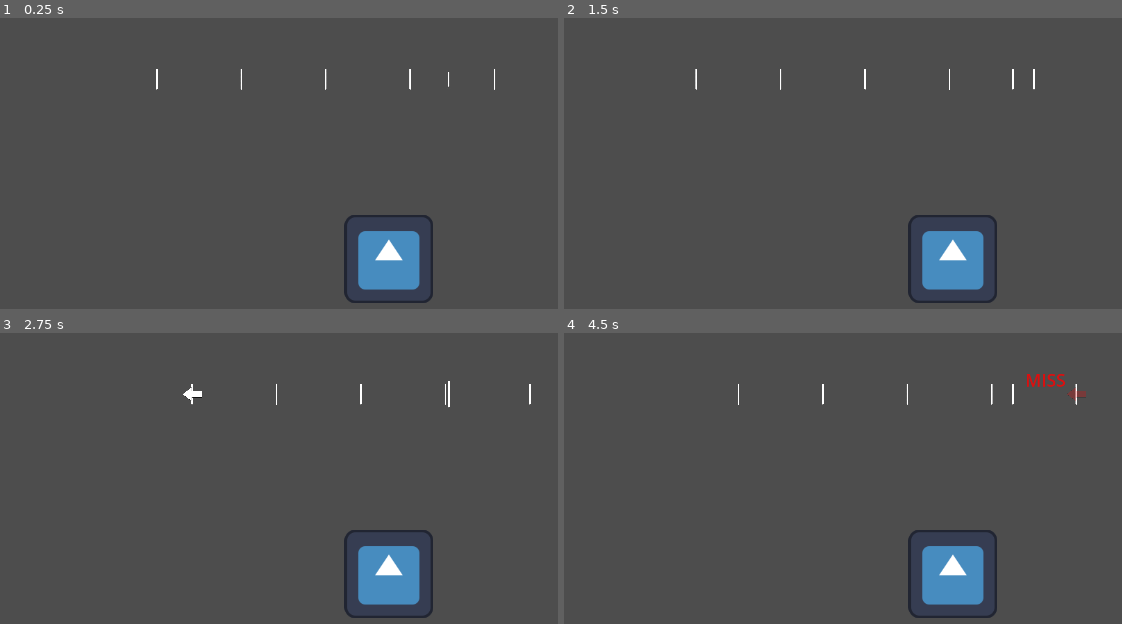
Above: before the commit, frames 1-4 (two rows, left to right).
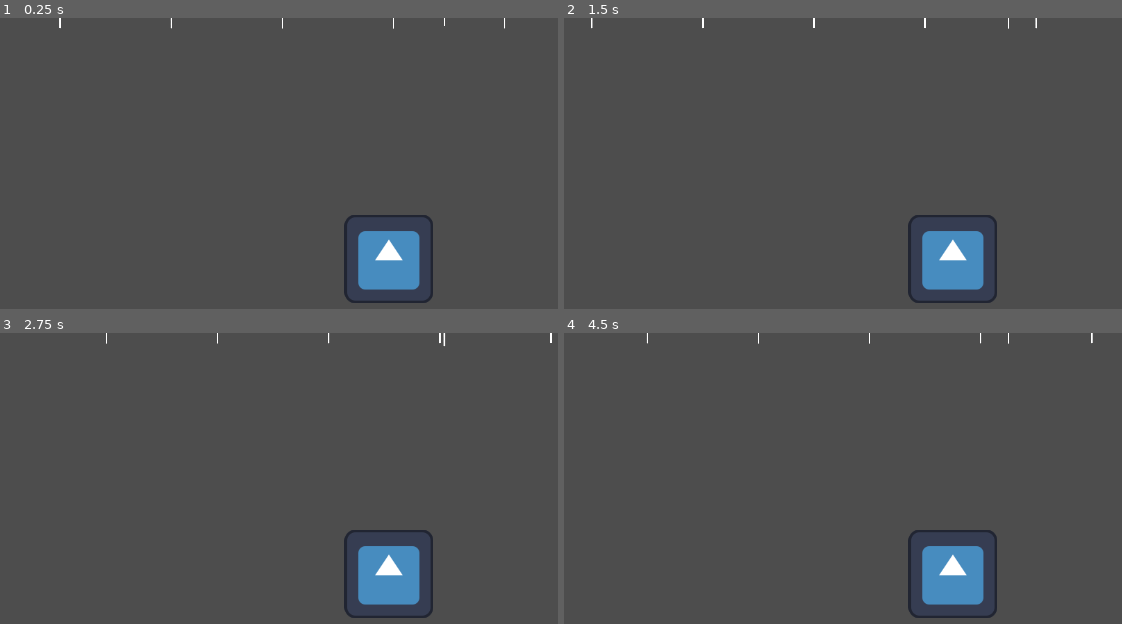
Above: after the commit, the same moments.

Repository: freesstylers/GiftJam2324
Game: Godot game, scene res://Scenes/Testing/Testing.tscn
Two runs of this game, one before a commit and one after it. Both use one fixed random seed, a clock stepped at 60 frames per second and the inputs below. This scene is started directly instead of the project's main scene. The engine's default icon, where the game draws it, is replaced by a stand-in: a white triangle on a blue panel in a dark square.
Inputs:
- Up to frame 1 (0.25 s): no input
- Up to frame 2 (1.5 s): tap Enter (ui_accept) at 0.5, 0.77 s; hold Right (input_right) 0.53-1.28 s; hold Down (input_down) from 1.28 s (still down)
- Up to frame 3 (2.75 s): tap Enter (ui_accept) at 1.52 s; release Down (input_down) at 2.03 s; hold Right (input_right) from 2.03 s (still down)
- Up to frame 4 (4.5 s): release Right (input_right) at 2.78 s; hold Up (input_up) 2.78-3.53 s; tap Enter (ui_accept) at 3.02, 3.77 s; hold Left (input_left) from 3.53 s (still down)

The runs differ from the first frame. In frame 1, 0.2% of the frame differs, in the area x 10-91%, y 0-25%; in frame 2, 0.2%; in frame 3, 0.3%; in frame 4, 0.4%, in the area x 14-95%, y 0-25%.

Commit message:
Battlemanager basico, modo ataque y defensa intermitente

Diff:
--- a/Scenes/BPM/BPMMaster.tscn
+++ /dev/null
@@ -1,19 +0,0 @@
-[gd_scene load_steps=4 format=3 uid="uid://r2rcn54eg4n6"]
-
-[ext_resource type="Script" path="res://Scripts/BPMMaster.gd" id="1_v4erc"]
-[ext_resource type="AudioStream" uid="uid://bpc7judmumu3a" path="res://Audio/Songs/Sample1.mp3" id="2_onr8m"]
-[ext_resource type="AudioStream" uid="uid://u3b0wntbljip" path="res://Audio/Songs/MetronomeTick.mp3" id="3_vryls"]
-
-[node name="BpmMaster" type="Node2D"]
-script = ExtResource("1_v4erc")
-PlayMetronome = true
-
-[node name="BPM_Notifier" type="Timer" parent="."]
-
-[node name="SampleSong" type="AudioStreamPlayer2D" parent="."]
-stream = ExtResource("2_onr8m")
-
-[node name="MetronomeSound" type="AudioStreamPlayer2D" parent="."]
-stream = ExtResource("3_vryls")
-
-[connection signal="timeout" from="BPM_Notifier" to="." method="BPM_Notification"]
--- /dev/null
+++ b/Scenes/BaseBattle.tscn
@@ -0,0 +1,27 @@
+[gd_scene load_steps=6 format=3 uid="uid://d1hlfcf0u0dd0"]
+
+[ext_resource type="Script" path="res://Scripts/BattleManager.gd" id="1_svkjm"]
+[ext_resource type="PackedScene" uid="uid://o4b08xh3bk42" path="res://Scenes/Testing/NoteKeyPad.tscn" id="2_j063c"]
+[ext_resource type="PackedScene" uid="uid://cunhkcjcrb3ne" path="res://Scenes/Testing/NoteRails.tscn" id="3_n5f63"]
+[ext_resource type="AudioStream" uid="uid://dsxgu5myj0jjo" path="res://Audio/Songs/boss1-130bpm.wav" id="5_8ctp3"]
+[ext_resource type="AudioStream" uid="uid://u3b0wntbljip" path="res://Audio/Songs/MetronomeTick.mp3" id="6_jn1fn"]
+
+[node name="BaseBattle" type="Node2D"]
+script = ExtResource("1_svkjm")
+PlayMetronome = true
+
+[node name="NoteKeyPad" parent="." instance=ExtResource("2_j063c")]
+
+[node name="NoteRails" parent="." instance=ExtResource("3_n5f63")]
+position = Vector2(163, 54)
+
+[node name="BattleSong" type="AudioStreamPlayer2D" parent="."]
+stream = ExtResource("5_8ctp3")
+
+[node name="MetronomeSound" type="AudioStreamPlayer2D" parent="."]
+stream = ExtResource("6_jn1fn")
+
+[node name="BPM_TIMER" type="Timer" parent="."]
+
+[connection signal="attack_mode_changed" from="." to="NoteRails" method="on_attack_mode_changed"]
+[connection signal="timeout" from="BPM_TIMER" to="." method="BPM_Notification"]
--- a/Scenes/Testing/Note.tscn
+++ b/Scenes/Testing/Note.tscn
@@ -45,21 +45,17 @@
 [node name="PlayerNotes" type="Node2D" parent="."]
 
 [node name="Up" type="Sprite2D" parent="PlayerNotes"]
-visible = false
 scale = Vector2(0.1, 0.1)
 texture = ExtResource("6_u2dsh")
 
 [node name="Down" type="Sprite2D" parent="PlayerNotes"]
-visible = false
 scale = Vector2(0.1, 0.1)
 texture = ExtResource("7_b0yqf")
 
 [node name="Left" type="Sprite2D" parent="PlayerNotes"]
-visible = false
 scale = Vector2(0.1, 0.1)
 texture = ExtResource("8_1qgc4")
 
 [node name="Right" type="Sprite2D" parent="PlayerNotes"]
-visible = false
 scale = Vector2(0.1, 0.1)
 texture = ExtResource("9_kolby")
--- a/Scenes/Testing/NoteAux.tscn
+++ /dev/null
@@ -1,62 +0,0 @@
-[gd_scene load_steps=11 format=3 uid="uid://bo2ym10tbhk03"]
-
-[ext_resource type="Script" path="res://Scripts/Testing/Note.gd" id="1_p4e0a"]
-[ext_resource type="PackedScene" uid="uid://c1ujt0puwtmfh" path="res://Scenes/Testing/NoteHitEffects/MissEffect.tscn" id="2_3j7xd"]
-[ext_resource type="PackedScene" uid="uid://bkgtdolv7qr3a" path="res://Scenes/Testing/NoteHitEffects/OkEffect.tscn" id="3_4ijj5"]
-[ext_resource type="PackedScene" uid="uid://ch038v25fwfw8" path="res://Scenes/Testing/NoteHitEffects/GreatEffect.tscn" id="4_3ckdd"]
-[ext_resource type="PackedScene" uid="uid://72wcyaddjgym" path="res://Scenes/Testing/NoteHitEffects/PerfectEffect.tscn" id="5_x1kjt"]
-[ext_resource type="Texture2D" uid="uid://cba1t482rhpc3" path="res://Assets/Sprites/Notas/Arriba.png" id="6_1qp1m"]
-[ext_resource type="Texture2D" uid="uid://vhufsnteek2m" path="res://Assets/Sprites/Notas/Abajo.png" id="7_hv3no"]
-[ext_resource type="Texture2D" uid="uid://bl4gatl7yuj0g" path="res://Assets/Sprites/Notas/Izquierda.png" id="8_gi8af"]
-[ext_resource type="Texture2D" uid="uid://2vnxqds5h8en" path="res://Assets/Sprites/Notas/Derecha.png" id="9_gn725"]
-
-[sub_resource type="RectangleShape2D" id="RectangleShape2D_ppati"]
-size = Vector2(0, 20)
-
-[node name="PathFollow2D" type="PathFollow2D"]
-script = ExtResource("1_p4e0a")
-MissEffect = ExtResource("2_3j7xd")
-OkEffect = ExtResource("3_4ijj5")
-GreatEffect = ExtResource("4_3ckdd")
-PerfectEffect = ExtResource("5_x1kjt")
-
-[node name="Note" type="Area2D" parent="." groups=["note"]]
-
-[node name="CollisionShape2D" type="CollisionShape2D" parent="Note" groups=["note"]]
-shape = SubResource("RectangleShape2D_ppati")
-
-[node name="Notes" type="Node2D" parent="Note"]
-
-[node name="Up" type="Sprite2D" parent="Note/Notes"]
-scale = Vector2(0.1, 0.1)
-texture = ExtResource("6_1qp1m")
-
-[node name="Down" type="Sprite2D" parent="Note/Notes"]
-scale = Vector2(0.1, 0.1)
-texture = ExtResource("7_hv3no")
-
-[node name="Left" type="Sprite2D" parent="Note/Notes"]
-scale = Vector2(0.1, 0.1)
-texture = ExtResource("8_gi8af")
-
-[node name="Right" type="Sprite2D" parent="Note/Notes"]
-scale = Vector2(0.1, 0.1)
-texture = ExtResource("9_gn725")
-
-[node name="EnemyNotes" type="Node2D" parent="Note"]
-
-[node name="Up" type="Sprite2D" parent="Note/EnemyNotes"]
-scale = Vector2(0.1, 0.1)
-texture = ExtResource("6_1qp1m")
-
-[node name="Down" type="Sprite2D" parent="Note/EnemyNotes"]
-scale = Vector2(0.1, 0.1)
-texture = ExtResource("6_1qp1m")
-
-[node name="Left" type="Sprite2D" parent="Note/EnemyNotes"]
-scale = Vector2(0.1, 0.1)
-texture = ExtResource("6_1qp1m")
-
-[node name="Right" type="Sprite2D" parent="Note/EnemyNotes"]
-scale = Vector2(0.1, 0.1)
-texture = ExtResource("6_1qp1m")
--- a/Scenes/Testing/NoteRails.tscn
+++ b/Scenes/Testing/NoteRails.tscn
@@ -5,21 +5,18 @@
 [ext_resource type="PackedScene" uid="uid://duqtfj5yejb0u" path="res://Scenes/Testing/NoteHitter.tscn" id="2_osjnh"]
 [ext_resource type="PackedScene" uid="uid://bv22ivwo0yn75" path="res://Scenes/Testing/Note.tscn" id="3_tgg0u"]
 
-[sub_resource type="Curve2D" id="Curve2D_e7awq"]
+[sub_resource type="Curve2D" id="Curve2D_nowrk"]
 _data = {
-"points": PackedVector2Array(0, 0, 0, 0, 0, 0, 0, 0, 0, 0, 608, 0)
+"points": PackedVector2Array(0, 0, 0, 0, 0, 0, 0, 0, 0, 0, 800, 0)
 }
 point_count = 2
 
-[node name="NoteRails" type="Node2D"]
-position = Vector2(160, 88)
-
-[node name="NoteRails" type="Path2D" parent="."]
-curve = SubResource("Curve2D_e7awq")
+[node name="NoteRails" type="Path2D"]
+curve = SubResource("Curve2D_nowrk")
 script = ExtResource("1_s5kyb")
 verticalLine = ExtResource("2_o0lgw")
 keyNote = ExtResource("3_tgg0u")
 
-[node name="NoteHitter" parent="NoteRails" instance=ExtResource("2_osjnh")]
-position = Vector2(404.321, 0)
+[node name="NoteHitter2" parent="." instance=ExtResource("2_osjnh")]
+position = Vector2(404.32, 0)
 progress = 404.32
--- a/Scenes/Testing/Testing.tscn
+++ b/Scenes/Testing/Testing.tscn
@@ -1,13 +1,10 @@
-[gd_scene load_steps=4 format=3 uid="uid://bhxf1m37n5whx"]
+[gd_scene load_steps=3 format=3 uid="uid://bhxf1m37n5whx"]
 
-[ext_resource type="PackedScene" uid="uid://r2rcn54eg4n6" path="res://Scenes/BPM/BPMMaster.tscn" id="1_k14tp"]
 [ext_resource type="PackedScene" uid="uid://o4b08xh3bk42" path="res://Scenes/Testing/NoteKeyPad.tscn" id="2_t5l66"]
 [ext_resource type="PackedScene" uid="uid://cunhkcjcrb3ne" path="res://Scenes/Testing/NoteRails.tscn" id="3_fdogw"]
 
 [node name="Testing" type="Node2D"]
 
-[node name="BpmMaster" parent="." instance=ExtResource("1_k14tp")]
-
 [node name="NoteKeyPad" parent="." instance=ExtResource("2_t5l66")]
 
 [node name="NoteRails" parent="." instance=ExtResource("3_fdogw")]
--- /dev/null
+++ b/Scripts/BattleManager.gd
@@ -0,0 +1,55 @@
+extends Node
+
+@export var PlayMetronome : bool = false
+@export var NumAttacksPerAttack : int = 3
+
+var Attacking : bool = false
+var playerHealth : float = 100
+var noteRail : NoteRails = null
+
+var battleSong : AudioStreamPlayer2D = null
+var metronomeSound : AudioStreamPlayer2D = null
+var BPM_TIMER : Timer = null
+
+var notesInRail : int = 0
+
+signal attack_mode_changed(attacking : bool)
+
+func _ready():
+	noteRail = $NoteRails
+
+	battleSong = $BattleSong
+
+	metronomeSound = $MetronomeSound
+	BPM_TIMER = $BPM_TIMER
+	var time_per_bpm = 60.0 / GiftJamGlobals.GIFJAM_BPM
+	BPM_TIMER.wait_time = time_per_bpm
+	BPM_TIMER.start()
+
+	GiftJamGlobals.connect("Fight_Start", Start_Battle)
+	GiftJamGlobals.connect("Note_Hit_Result", note_hit_result)
+	Start_Battle()
+
+func ChangeAttackMode(newMode : bool):
+	Attacking = newMode
+	attack_mode_changed.emit(Attacking)
+
+func SendNotesToRail():
+	notesInRail= NumAttacksPerAttack
+	for i in range(NumAttacksPerAttack):
+		noteRail.AddKeyNote(2 + i, randi() % 4)
+
+func note_hit_result(result : GiftJamGlobals.NoteHitStatus):
+	notesInRail = notesInRail -1
+	if notesInRail <= 0:
+		ChangeAttackMode(not Attacking)
+		SendNotesToRail()
+
+func BPM_Notification():
+	if PlayMetronome:
+		metronomeSound.play()
+	GiftJamGlobals.BPM_Notification.emit()
+
+func Start_Battle():
+	ChangeAttackMode(true)
+	SendNotesToRail()
--- a/Scripts/GiftJamGlobals.gd
+++ b/Scripts/GiftJamGlobals.gd
@@ -12,5 +12,4 @@
 
 signal BPM_Notification()
 signal Fight_Start()
-
 signal Note_Hit_Result(result : NoteHitStatus)
--- a/Scripts/Testing/Note.gd
+++ b/Scripts/Testing/Note.gd
@@ -22,7 +22,7 @@
 	if not fadeStarted and myPathFollow2DContainer and myPathFollow2DContainer.progress_ratio >= fadingStartPathPercentageStart:
 		FadeAway(fadeDuration)
 
-func SetNoteType(type: GiftJamGlobals.NoteType, fadeOutStartPath: float, fadeOutDuration: float):
+func SetNoteType(type: GiftJamGlobals.NoteType, fadeOutStartPath: float, fadeOutDuration: float, attacking : bool):
 	myNoteType = type
 	match type:
 		GiftJamGlobals.NoteType.UP:
@@ -40,6 +40,11 @@
 
 	fadingStartPathPercentageStart = fadeOutStartPath
 	fadeDuration = fadeOutDuration
+	#Sprite color is updated
+	if attacking:
+		noteSprite.modulate = Color.BLUE
+	else:
+		noteSprite.modulate = Color.RED
 
 func GetNoteWasHit():
 	return noteWasHit
@@ -50,24 +55,22 @@
 	match noteHitStatus:
 		GiftJamGlobals.NoteHitStatus.OK:
 			if noteType == myNoteType:
-				ShowFeedback(Color.ORANGE, OkEffect.instantiate())
+				ShowFeedback(OkEffect.instantiate())
 				hitResult = GiftJamGlobals.NoteHitStatus.OK
 		GiftJamGlobals.NoteHitStatus.GREAT:
 			if noteType == myNoteType:
-				ShowFeedback(Color.YELLOW, GreatEffect.instantiate())
+				ShowFeedback(GreatEffect.instantiate())
 				hitResult = GiftJamGlobals.NoteHitStatus.GREAT
 		GiftJamGlobals.NoteHitStatus.PERFECT:
 			if noteType == myNoteType:
-				ShowFeedback(Color.GREEN, PerfectEffect.instantiate())
+				ShowFeedback(PerfectEffect.instantiate())
 				hitResult = GiftJamGlobals.NoteHitStatus.PERFECT
 	if hitResult == GiftJamGlobals.NoteHitStatus.MISS:
-		ShowFeedback(Color.RED, MissEffect.instantiate())
+		ShowFeedback(MissEffect.instantiate())
 	return hitResult
 
 #Adjust the sprite and spawn some effect depending on how well the player hit the note
-func ShowFeedback(NoteHitColor, EffectSpawned):
-	#Sprite color is updated
-	noteSprite.modulate = NoteHitColor
+func ShowFeedback(EffectSpawned):
 	#Spawned feedback's position is set to my position and added as a child of the globals
 	EffectSpawned.global_position = global_position
 	GiftJamGlobals.add_child(EffectSpawned)
--- a/Scripts/Testing/NoteHitter.gd
+++ b/Scripts/Testing/NoteHitter.gd
@@ -10,6 +10,8 @@
 var GREAT : bool = false
 var PERFECT : bool = false
 
+var onAttackMode : bool = true
+
 func _ready():
 	placeToHitTween = self.create_tween().set_trans(Tween.TRANS_LINEAR).set_ease(Tween.EASE_IN);
 	placeToHitTween.tween_property($PlaceToHit2, "scale", Vector2(0.1,0.1), GiftJamGlobals.GIFJAM_BPM_IN_SECONDS/2)
@@ -17,18 +19,24 @@
 	placeToHitTween.set_loops()
 
 func _process(_delta):
-	if Input.is_action_just_pressed("input_right"):
-		print("RIGHT")
-		TryHitNote(GiftJamGlobals.NoteType.RIGHT)
-	if Input.is_action_just_pressed("input_left"):
-		print("LEFT")
-		TryHitNote(GiftJamGlobals.NoteType.LEFT)
-	if Input.is_action_just_pressed("input_up"):
-		print("UP")
-		TryHitNote(GiftJamGlobals.NoteType.UP)
-	if Input.is_action_just_pressed("input_down"):
-		print("DOWN")
-		TryHitNote(GiftJamGlobals.NoteType.DOWN)
+	if onAttackMode:
+		if Input.is_action_just_pressed("input_right"):
+			TryHitNote(GiftJamGlobals.NoteType.RIGHT)
+		if Input.is_action_just_pressed("input_left"):
+			TryHitNote(GiftJamGlobals.NoteType.LEFT)
+		if Input.is_action_just_pressed("input_up"):
+			TryHitNote(GiftJamGlobals.NoteType.UP)
+		if Input.is_action_just_pressed("input_down"):
+			TryHitNote(GiftJamGlobals.NoteType.DOWN)
+	else:
+		if Input.is_action_just_pressed("input_right"):
+			TryHitNote(GiftJamGlobals.NoteType.LEFT)
+		if Input.is_action_just_pressed("input_left"):
+			TryHitNote(GiftJamGlobals.NoteType.RIGHT)
+		if Input.is_action_just_pressed("input_up"):
+			TryHitNote(GiftJamGlobals.NoteType.DOWN)
+		if Input.is_action_just_pressed("input_down"):
+			TryHitNote(GiftJamGlobals.NoteType.UP)
 
 func TryHitNote(dir : GiftJamGlobals.NoteType):
 	#Avoid hitting the note more than once
@@ -43,6 +51,9 @@
 
 		var hitResult : GiftJamGlobals.NoteHitStatus = NoteInsideHitter.NoteHit(dir, noteHitStatus)
 		GiftJamGlobals.Note_Hit_Result.emit(hitResult)
+
+func SetAttackMode(attackMode:bool):
+	onAttackMode = attackMode
 
 #Callbacks handling Notes entering each of the areas
 func note_enter_ok_area(note):
--- a/Scripts/Testing/NoteRails.gd
+++ b/Scripts/Testing/NoteRails.gd
@@ -10,9 +10,10 @@
 var waiting_notes = []
 
 var noteHitter : NoteHitter = null
+var currentlyAttacking : bool = false
 
 func _ready():
-	noteHitter = $NoteHitter
+	noteHitter = $NoteHitter2
 	noteHitter.progress_ratio = (NumBeats-1) / NumBeats
 
 	bpm_movement = (GiftJamGlobals.GIFJAM_BPM / 60.0) / NumBeats
@@ -51,9 +52,13 @@
 			var spawning_note = waiting_notes[0]
 			waiting_notes.remove_at(0)
 			var newNote = (keyNote.instantiate() as Note)
-			newNote.SetNoteType(spawning_note.noteType,noteHitter.progress_ratio, GiftJamGlobals.GIFJAM_BPM_IN_SECONDS)
+			newNote.SetNoteType(spawning_note.noteType,noteHitter.progress_ratio, GiftJamGlobals.GIFJAM_BPM_IN_SECONDS, currentlyAttacking)
 			return newNote
 	return null
+
+func on_attack_mode_changed(mode):
+	currentlyAttacking = mode
+	noteHitter.SetAttackMode(mode)
 
 ########TESTING... TO DELETE#######
 var everyN = 5
@@ -61,6 +66,6 @@
 func Testing_AddNoteToBeat():
 	auxN = auxN -1
 	if auxN <= 0:
-		auxN = everyN
-		AddKeyNote(0, randi() % 4)
+		auxN = 1
+		#AddKeyNote(0, randi() % 4)
 ########TESTING... TO DELETE#######
